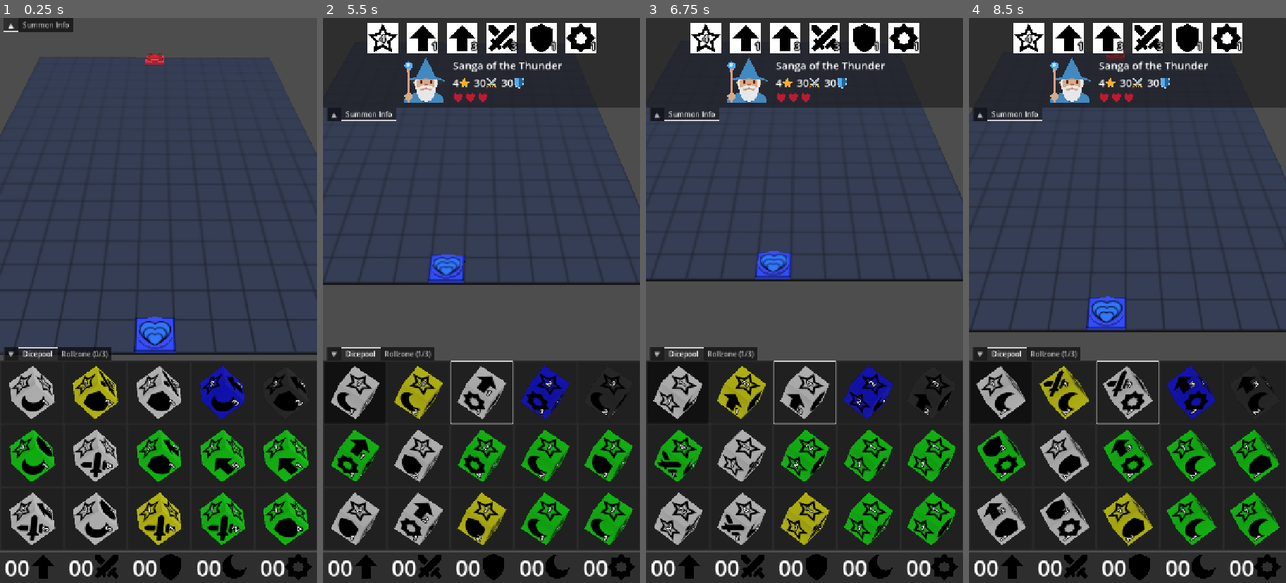
Above: before the commit, frames 1-4 (left to right).
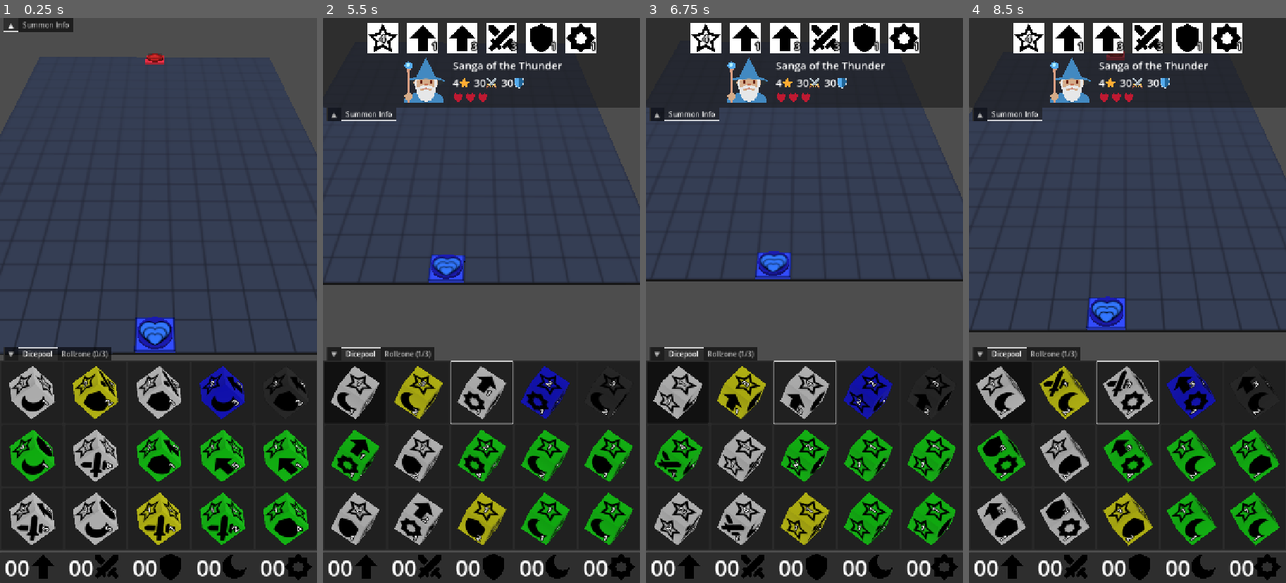
Above: after the commit, the same moments.

Repository: francocurotto/DDMre
Game: Godot game, scene res://scenes/test.tscn
Two runs of this game, one before a commit and one after it. Both use one fixed random seed, a clock stepped at 60 frames per second and the inputs below. The engine's default icon, where the game draws it, is replaced by a stand-in: a white triangle on a blue panel in a dark square.
Inputs (mouse positions are in pixels of both pictures, inside the frame that each line leads up to):
- Up to frame 1 (0.25 s): no input
- Up to frame 2 (5.5 s): click (354, 390) at 0.52 s; click (354, 390) at 1.27 s; click (354, 390) at 2.02 s; move the mouse to (551, 272) at 2.77 s; click (551, 272) at 2.92 s; drag from (418, 328) to (465, 413) at 3.52 s; move the mouse to (513, 176) at 4.27 s; click (513, 176) at 4.42 s; drag from (465, 413) to (386, 215) at 5.02 s
- Up to frame 3 (6.75 s): move the mouse to (899, 385) at 5.77 s; click (899, 385) at 5.92 s; drag from (709, 215) to (756, 159) at 6.52 s
- Up to frame 4 (8.5 s): move the mouse to (1143, 300) at 7.27 s; click (1143, 300) at 7.42 s; drag from (1079, 159) to (1064, 328) at 8.02 s

The runs differ from the first frame. In frame 1, 0.2% of the frame differs, in the area x 43-55%, y 6-59%; in frame 2, 0.2%; in frame 3, 0.2%; in frame 4, 0.2%.

Commit message:
fix raycast in dimdice

Diff:
--- a/source/scenes/dungobj/monster_lord/monster_lord.gd
+++ b/source/scenes/dungobj/monster_lord/monster_lord.gd
@@ -2,7 +2,7 @@
 extends StaticBody3D
 
 #region constants
-const COLORLIST = {1: Color(0.2,0.3,1), 2: Color(1,0.2,0.3)}
+const COLORLIST = {1: Color(0.0,0.0,0.7), 2: Color(0.7,0.0,0.0)}
 const ROTATIONS = {1: Vector3.ZERO, 2: Vector3(0,PI,0)}
 #endregion
 
--- a/source/scenes/dungobj/monster_lord/monster_lord.tscn
+++ b/source/scenes/dungobj/monster_lord/monster_lord.tscn
@@ -14,7 +14,7 @@
 
 [sub_resource type="StandardMaterial3D" id="StandardMaterial3D_30uxh"]
 resource_local_to_scene = true
-albedo_color = Color(0.2, 0.3, 1, 1)
+albedo_color = Color(0, 0, 0.7, 1)
 
 [node name="MonsterLord" type="StaticBody3D"]
 script = ExtResource("1_30uxh")
--- a/source/scenes/guis/dicegui/rollzone/rollzone.gd
+++ b/source/scenes/guis/dicegui/rollzone/rollzone.gd
@@ -82,24 +82,19 @@
 func input_dim_select(event):
 	#if get_global_rect().has_point(event.position):
 		if event is InputEventScreenTouch and event.pressed:
-			#var camera = %SubViewport.get_camera_3d()
-			var camera = get_viewport().get_camera_3d()
-			#var camera = %Camera3D
-			var touch_pos = event.position
-			print(touch_pos)
-			var ray_origin = camera.project_ray_origin(touch_pos)
-			print(ray_origin)
-			var ray_target = ray_origin + camera.project_ray_normal(touch_pos) * 1000
-			print(ray_target)
-			var space_state = %SubViewport.world_3d.direct_space_state
-			print(space_state)
+			var touch_pos = %SubViewport.get_mouse_position()
+			var ray_origin = %Camera3D.project_ray_origin(touch_pos)
+			var ray_target = ray_origin + %Camera3D.project_ray_normal(touch_pos) * 1000
+			var space_state = %Camera3D.get_world_3d().direct_space_state
 			var query = PhysicsRayQueryParameters3D.create(ray_origin, ray_target)
-			print(query)
 			var result = space_state.intersect_ray(query)
-			print(result)
 			if result:
 				var selected_object = result["collider"]
 				print("Touched object: ", selected_object.name)
+				#var highlight_material := StandardMaterial3D.new()
+				#highlight_material.emission_enabled = true
+				#highlight_material.emission = Color.YELLOW
+				#selected_object.get_child(0).set_surface_override_material(0, highlight_material)
 
 func roll_dice(velocity):
 	# disable further rolling
--- a/source/scenes/guis/dicegui/rollzone/rollzone.tscn
+++ b/source/scenes/guis/dicegui/rollzone/rollzone.tscn
@@ -1,8 +1,6 @@
-[gd_scene load_steps=4 format=3 uid="uid://bo2erx6gn1vii"]
+[gd_scene load_steps=3 format=3 uid="uid://bo2erx6gn1vii"]
 
 [ext_resource type="Script" uid="uid://bxqvo6xk1aiyp" path="res://scenes/guis/dicegui/rollzone/rollzone.gd" id="1_dac2p"]
-
-[sub_resource type="World3D" id="World3D_2wae3"]
 
 [sub_resource type="BoxShape3D" id="BoxShape3D_dac2p"]
 size = Vector3(20, 0, 20)
@@ -19,7 +17,6 @@
 [node name="SubViewport" type="SubViewport" parent="SubViewportContainer"]
 unique_name_in_owner = true
 own_world_3d = true
-world_3d = SubResource("World3D_2wae3")
 transparent_bg = true
 handle_input_locally = false
 size = Vector2i(720, 430)
@@ -29,7 +26,7 @@
 unique_name_in_owner = true
 transform = Transform3D(1, 0, 0, 0, -4.37114e-08, 1, 0, -1, -4.37114e-08, 0, 5, 0)
 projection = 1
-size = 5.0
+size = 6.0
 
 [node name="DiceList" type="Node3D" parent="SubViewportContainer/SubViewport"]
 unique_name_in_owner = true
@@ -47,28 +44,28 @@
 debug_fill = false
 
 [node name="Wall1" type="StaticBody3D" parent="SubViewportContainer/SubViewport/Walls"]
-transform = Transform3D(1, 0, 0, 0, -4.37114e-08, -1, 0, 1, -4.37114e-08, 0, 0, 2.5)
+transform = Transform3D(1, 0, 0, 0, -4.37114e-08, -1, 0, 1, -4.37114e-08, 0, 0, 3)
 
 [node name="CollisionShape3D" type="CollisionShape3D" parent="SubViewportContainer/SubViewport/Walls/Wall1"]
 shape = SubResource("BoxShape3D_dac2p")
 debug_fill = false
 
 [node name="Wall2" type="StaticBody3D" parent="SubViewportContainer/SubViewport/Walls"]
-transform = Transform3D(1, 0, 0, 0, -4.37114e-08, -1, 0, 1, -4.37114e-08, 0, 0, -2.5)
+transform = Transform3D(1, 0, 0, 0, -4.37114e-08, -1, 0, 1, -4.37114e-08, 0, 0, -3)
 
 [node name="CollisionShape3D" type="CollisionShape3D" parent="SubViewportContainer/SubViewport/Walls/Wall2"]
 shape = SubResource("BoxShape3D_dac2p")
 debug_fill = false
 
 [node name="Wall3" type="StaticBody3D" parent="SubViewportContainer/SubViewport/Walls"]
-transform = Transform3D(-4.37114e-08, -1, 0, 1, -4.37114e-08, 0, 0, 0, 1, 4.3, 0, 0)
+transform = Transform3D(-4.37114e-08, -1, 0, 1, -4.37114e-08, 0, 0, 0, 1, 5, 0, 0)
 
 [node name="CollisionShape3D" type="CollisionShape3D" parent="SubViewportContainer/SubViewport/Walls/Wall3"]
 shape = SubResource("BoxShape3D_dac2p")
 debug_fill = false
 
 [node name="Wall4" type="StaticBody3D" parent="SubViewportContainer/SubViewport/Walls"]
-transform = Transform3D(-4.37114e-08, -1, 0, 1, -4.37114e-08, 0, 0, 0, 1, -4.3, 0, 0)
+transform = Transform3D(-4.37114e-08, -1, 0, 1, -4.37114e-08, 0, 0, 0, 1, -5, 0, 0)
 
 [node name="CollisionShape3D" type="CollisionShape3D" parent="SubViewportContainer/SubViewport/Walls/Wall4"]
 shape = SubResource("BoxShape3D_dac2p")
Not shown: 2 places in source/scenes/dungobj/monster_lord/monster_lord.tscn that only renumber resources
